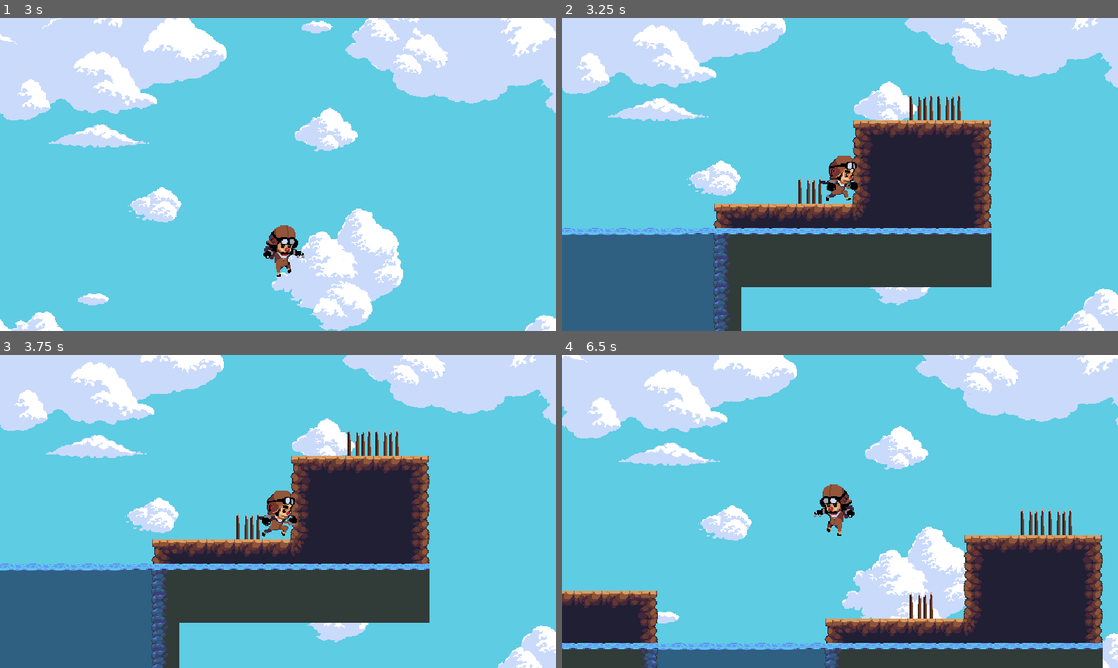
Above: before the commit, frames 1-4 (two rows, left to right).
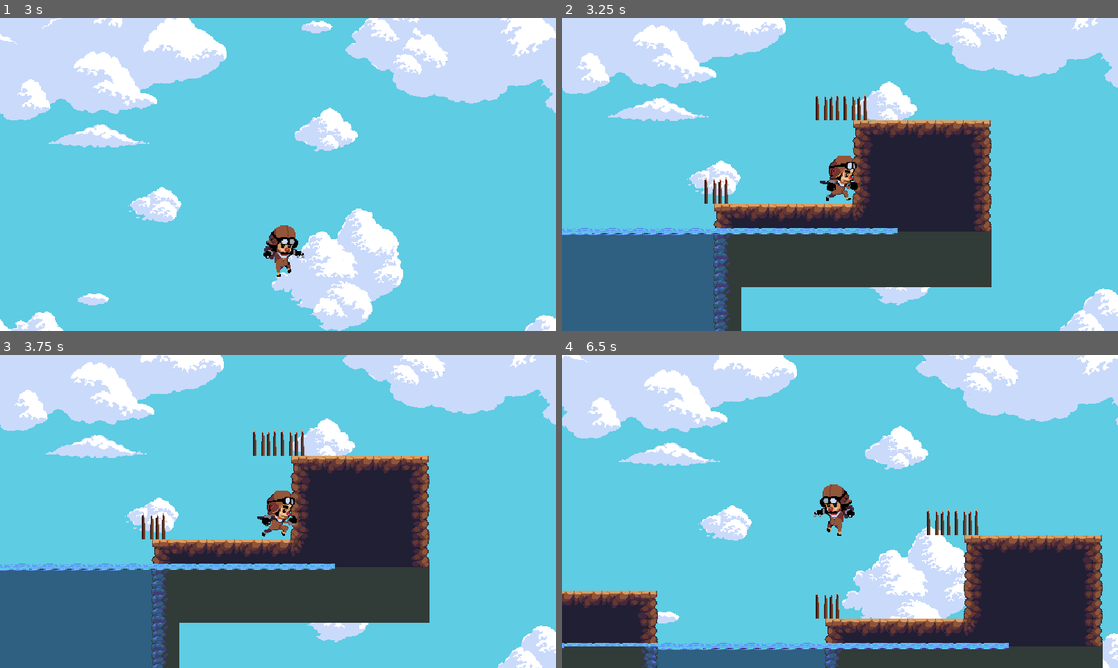
Above: after the commit, the same moments.

Repository: vallian88/Generic-Platformer
Game: Godot game, scene res://Scenes/World1.tscn
Two runs of this game, one before a commit and one after it. Both use one fixed random seed, a clock stepped at 60 frames per second and the inputs below.
Inputs:
- Up to frame 1 (3 s): hold Right (ui_right) 0.53-2.03 s; tap Up (ui_up) at 0.77, 1.52 s; hold Left (ui_left) 2.03-2.78 s; hold Right (ui_right) from 2.78 s (still down)
- Up to frame 2 (3.25 s): keep holding Right (ui_right); tap Up (ui_up) at 3.02 s
- Up to frame 3 (3.75 s): keep holding Right (ui_right)
- Up to frame 4 (6.5 s): tap Up (ui_up) at 3.77, 4.52, 6.02 s; release Right (ui_right) at 4.28 s; hold Left (ui_left) 4.28-5.03 s; hold Right (ui_right) 5.03-5.78 s; hold Left (ui_left) from 5.78 s (still down)

Frame 1 is identical in both runs. In frame 2, 2.0% of the frame differs, in the area x 0-78%, y 24-70%; in frame 3, 2.0%; in frame 4, 2.3%, in the area x 0-98%, y 49-94%.

Commit message:
started movement rework

Diff:
--- /dev/null
+++ b/Scenes/SR_Movement/Player.tscn
@@ -0,0 +1,7 @@
+[gd_scene load_steps=2 format=2]
+
+[ext_resource path="res://Scripts/Movement.gd" type="Script" id=1]
+
+[node name="Node2D" type="Node2D"]
+
+script = ExtResource( 1 )
--- a/Scenes/World1.tscn
+++ b/Scenes/World1.tscn
@@ -10,7 +10,7 @@
 custom_solver_bias = 0.0
 extents = Vector2( 96, 64 )
 
-[node name="World" type="Node" index="0"]
+[node name="World" type="Node"]
 
 [node name="Player" parent="." index="0" instance=ExtResource( 1 )]
 
@@ -39,6 +39,7 @@
 
 [node name="DetailTiles" type="TileMap" parent="." index="2"]
 
+position = Vector2( -108.329, 0 )
 mode = 0
 tile_set = ExtResource( 3 )
 cell_size = Vector2( 32, 32 )
--- /dev/null
+++ b/Scripts/Global.gd
@@ -0,0 +1,17 @@
+extends Node
+
+var props = {'move_state' : {
+        'current' : 0,
+        'TANG' : 0,
+        'INTANG' : 1
+    },
+    'damage_state' : {
+        'current' : 0,
+        'VULN' : 0,
+        'INVULN': 1,
+    }
+}
+
+func Change_prop(key,val):
+
+    pass
--- /dev/null
+++ b/Scripts/Movement.gd
@@ -0,0 +1,4 @@
+extends KinematicBody2D
+
+func _ready():
+    print($Global.props.move_state.current)
--- a/project.godot
+++ b/project.godot
@@ -14,6 +14,10 @@
 run/main_scene="res://Scenes/World1.tscn"
 config/icon="res://icon.png"
 
+[autoload]
+
+Global="*res://Scripts/Global.gd"
+
 [display]
 
 window/size/width=640
